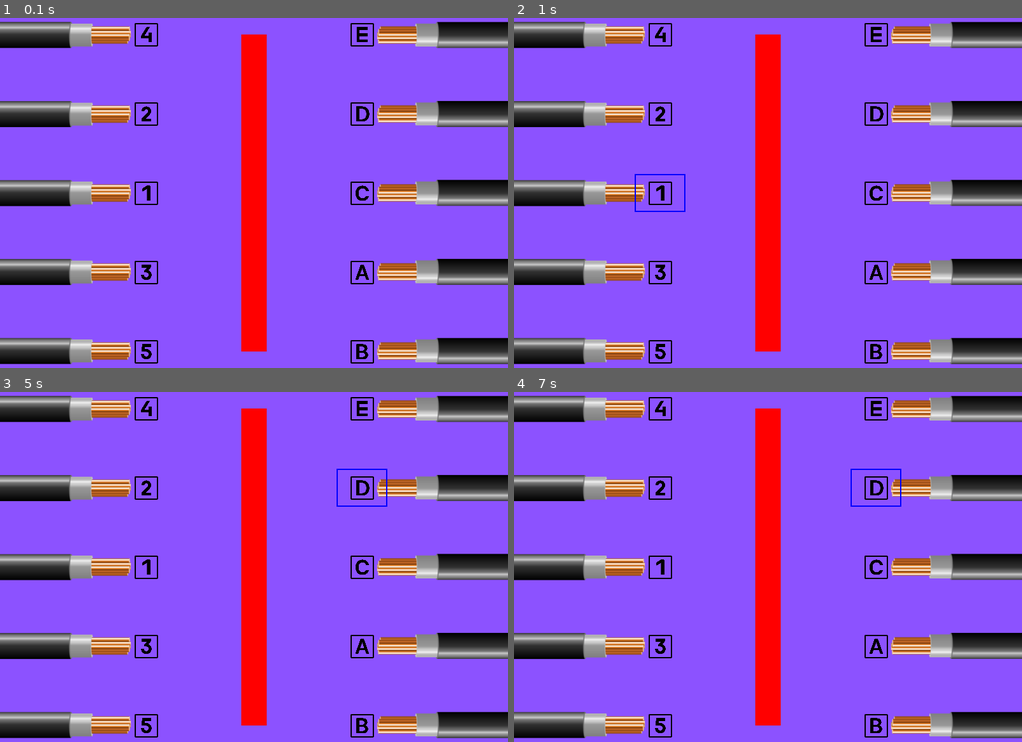
Above: before the commit, frames 1-4 (two rows, left to right).
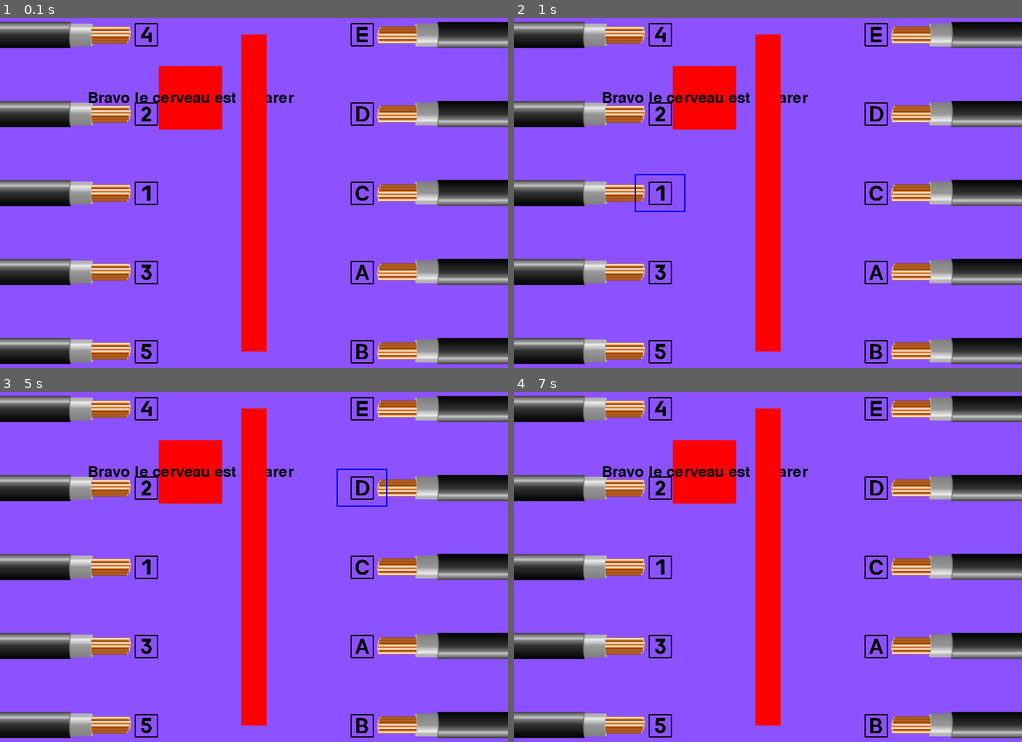
Above: after the commit, the same moments.

Repository: Moon-suny/projet_info_Becile
Game: pygame game, started from Jeu1/Main_Jeu_1.py
Two runs of this game, one before a commit and one after it. Both use one fixed random seed, a clock stepped at 60 frames per second and the inputs below.
Inputs (mouse positions are in pixels of both pictures, inside the frame that each line leads up to):
- Up to frame 1 (0.1 s): no input
- Up to frame 2 (1 s): click (646, 196) at 0.88 s
- Up to frame 3 (5 s): click (132, 493) at 2.22 s; click (386, 535) at 4.05 s; click (411, 556) at 4.38 s; click (360, 500) at 4.72 s
- Up to frame 4 (7 s): click (620, 493) at 5.05 s; click (788, 553) at 5.38 s; click (620, 542) at 5.72 s; click (691, 679) at 6.05 s; click (615, 707) at 6.38 s; click (686, 444) at 6.72 s

The runs differ from the first frame. In frame 1, 2.6% of the frame differs, in the area x 17-58%, y 13-32%; in frame 2, 2.6%; in frame 3, 2.6%; in frame 4, 2.7%, in the area x 17-77%, y 13-33%.

Commit message:
j'ai besoin du code sur mon autre pc

Diff:
--- a/Jeu1/Main_Jeu_1.py
+++ b/Jeu1/Main_Jeu_1.py
@@ -140,6 +140,16 @@
         "is_clicked": False,  # Indique si le bouton est cliqué
         "outline_width": 2,  # Largeur du contour
     },
+    {   # Bouton Jeu gagner
+        "name" : "Jeu gagner",
+        "rect": pygame.Rect((250, 100, 100, 100)),  # Taille initiale, sera ajustée à celle de l'image
+        "text": "Bravo le cerveau est réparer",  # Texte (vide si image)
+        "image_path": None, # Chemin/nom de l'image (vide si texte)
+        "scale_factor": None,  # Facteur d'échelle pour le bouton 1
+        "is_clicked": False,  # Indique si le bouton est cliqué
+        "button_color": (255,0,0),  # Couleur du bouton (rouge)
+        "button_state": False,  # Indique si le bouton est actif (a programmer dans lib_jeu1_pygame.py)
+    },
 ]
 
 # variables de stockage des boutons cliqués
Binary file added: Menu_du_jeu/Img_menu/Menu_principale_Becile_contre_attaque.png
